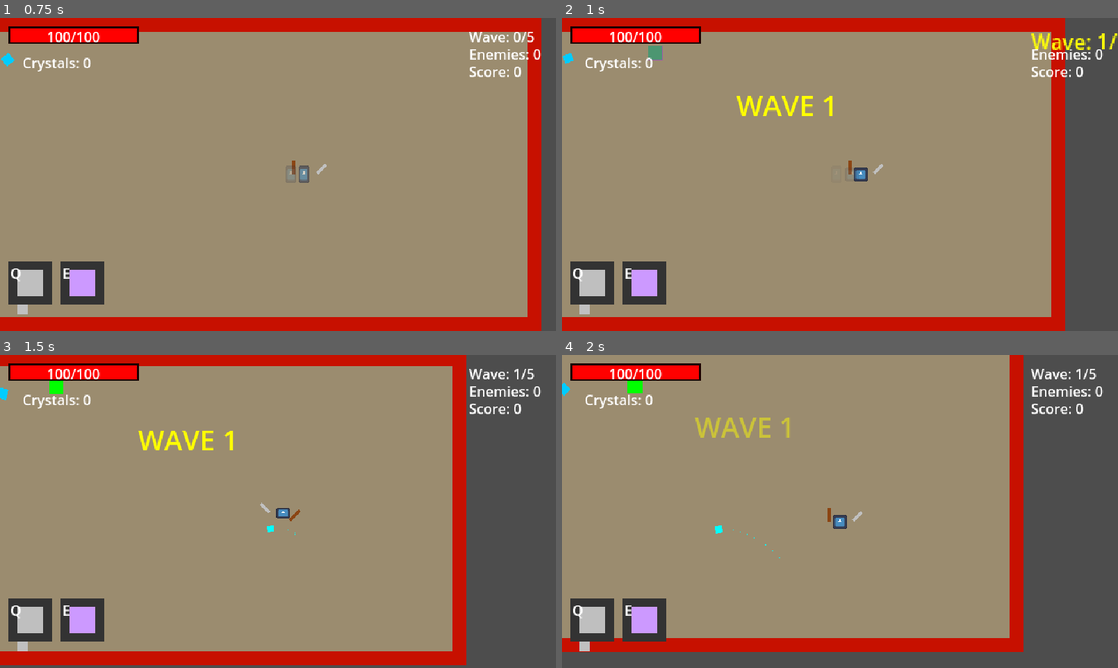
Above: before the commit, frames 1-4 (two rows, left to right).
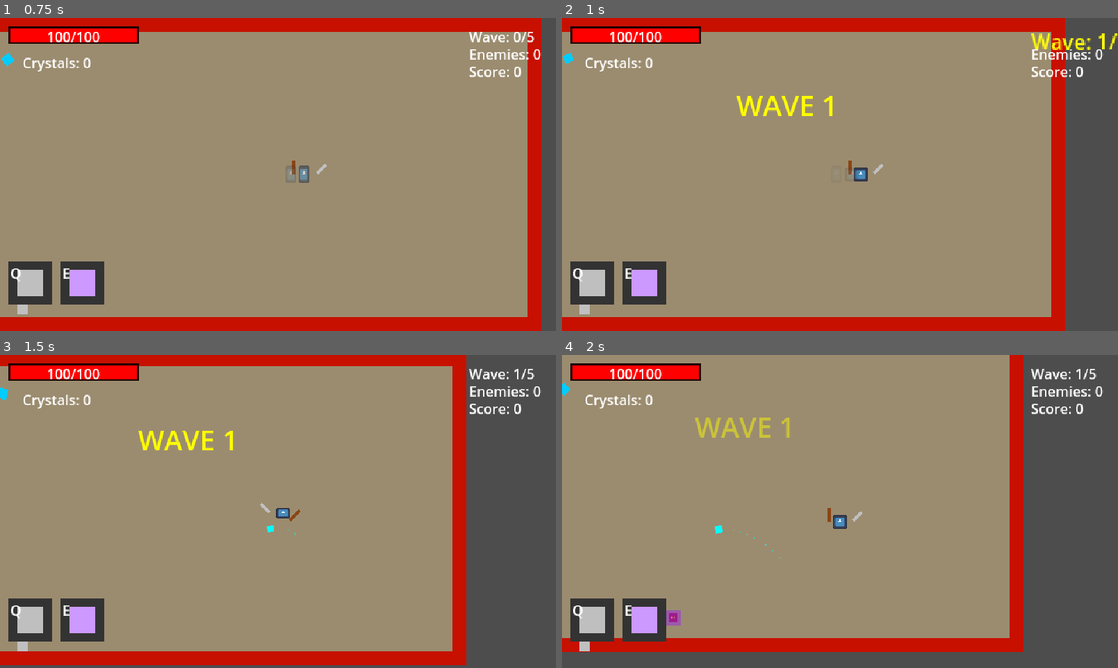
Above: after the commit, the same moments.

Repository: Azgr9/chaos
Game: Godot game, scene res://Scenes/Game/Game.tscn
Same seed, same stepped clock (60 frames per second), same inputs: the game is played once before the commit and once after it. The engine's default icon, where the game draws it, is replaced by a stand-in: a white triangle on a blue panel in a dark square.
Inputs (mouse positions are in pixels of both pictures, inside the frame that each line leads up to):
- Up to frame 1 (0.75 s): move the mouse to (400, 158) at 0.52 s; hold D (move_right) from 0.53 s (still down); tap Space (dash) at 0.6 s
- Up to frame 2 (1 s): keep holding D (move_right)
- Up to frame 3 (1.5 s): move the mouse to (166, 527) at 1.27 s; release D (move_right) at 1.28 s; hold S (move_down) from 1.28 s (still down); right-click (166, 527) at 1.35 s
- Up to frame 4 (2 s): keep holding S (move_down)

Frame 1 is identical in both runs. In frame 2, 0.1% of the frame differs, in the area x 15-19%, y 8-14%; in frame 3, 0.1%; in frame 4, 0.2%, in the area x 11-22%, y 8-87%.

Commit message:
Update WaveManager.gd

Diff:
--- a/Scripts/Game/WaveManager.gd
+++ b/Scripts/Game/WaveManager.gd
@@ -1,5 +1,5 @@
 # SCRIPT: WaveManager.gd
-# ATTACH TO: A new Node in Game.tscn (we'll create it)
+# ATTACH TO: A new Node in Game.tscn
 # LOCATION: res://scripts/game/WaveManager.gd
 
 class_name WaveManager
@@ -8,45 +8,56 @@
 # Spawn configuration
 @export var spawn_radius: float = 250.0
 @export var spawn_distance_from_player: float = 150.0
-@export var enemy_activation_time: float = 0.5  # Visual polish for spawned enemies
-
-# Enemy definitions with unlock requirements
+@export var enemy_activation_time: float = 0.5
+
+# Enemy definitions with unlock requirements and weights
 const ENEMY_TYPES = {
 	"imp": {
 		"scene": preload("res://Scenes/Enemies/Imp.tscn"),
 		"cost": 1,
-		"unlocks_at_wave": 1
+		"unlocks_at_wave": 1,
+		"base_weight": 3.0,
+		"max_alive": 15
 	},
 	"slime": {
 		"scene": preload("res://Scenes/Enemies/Slime.tscn"),
 		"cost": 2,
-		"unlocks_at_wave": 1
+		"unlocks_at_wave": 1,
+		"base_weight": 2.0,
+		"max_alive": 10
 	},
 	"goblin": {
 		"scene": preload("res://Scenes/Enemies/GoblinArcher.tscn"),
 		"cost": 3,
-		"unlocks_at_wave": 2
+		"unlocks_at_wave": 2,
+		"base_weight": 1.0,
+		"max_alive": 6
 	}
 }
 
 # Wave state
 var current_wave: int = 0
-var wave_points_total: int = 0
-var points_remaining_to_spawn: int = 0
+var total_points: int = 0
+var points_spawned: int = 0
+var points_remaining: int = 0
 var enemies_alive: int = 0
+var enemies_alive_by_type: Dictionary = {}
 var wave_active: bool = false
 var player_reference: Node2D = null
-var arena_center: Vector2 = Vector2(320, 180)  # Center of our arena
-
-# Batch spawning state
-var batches_remaining: int = 0
-var current_batch_points: int = 0
-var batch_timer: Timer = null
-var spawn_queue: Array = []  # Enemies queued for current batch
-var spawn_index: int = 0
-var spawn_interval_timer: Timer = null
+var arena_center: Vector2 = Vector2(320, 180)
+
+# Spawn timing
+var spawn_timer: float = 0.0
+
+# Safeguards
+var recent_spawn_angles: Array[float] = []
+const MAX_TRACKED_ANGLES = 5
+const MIN_ANGLE_DIFFERENCE = deg_to_rad(45)  # 45 degrees apart minimum
+var breather_checkpoints = [0.4, 0.75]
+var checkpoints_triggered: Dictionary = {}
 
 # Signals
+signal breather_started(duration: float)
 signal wave_started(wave_number: int)
 signal wave_completed(wave_number: int)
 signal enemy_spawned(enemy: Enemy)
@@ -59,141 +70,190 @@
 	if players.size() > 0:
 		player_reference = players[0]
 
-	# Create batch timer
-	batch_timer = Timer.new()
-	batch_timer.one_shot = true
-	batch_timer.timeout.connect(_on_batch_timer_timeout)
-	add_child(batch_timer)
-
-	# Create spawn interval timer for staggered spawning within a batch
-	spawn_interval_timer = Timer.new()
-	spawn_interval_timer.one_shot = false
-	spawn_interval_timer.timeout.connect(_spawn_next_in_batch)
-	add_child(spawn_interval_timer)
+	# Initialize enemy counters
+	for enemy_type in ENEMY_TYPES.keys():
+		enemies_alive_by_type[enemy_type] = 0
+
+	# Initialize breather checkpoints
+	_reset_checkpoints()
 
 	# Wait a moment before starting
 	await get_tree().create_timer(1.0).timeout
 	start_next_wave()
 
+func _process(delta):
+	if not wave_active or points_remaining <= 0:
+		return
+
+	spawn_timer -= delta
+	if spawn_timer <= 0:
+		# SAFEGUARD 2: Check for breather before spawning
+		var breather = _check_for_breather()
+		if breather > 0:
+			spawn_timer = breather
+			breather_started.emit(breather)
+			return
+
+		_spawn_batch()
+
 func start_next_wave():
 	current_wave += 1
 
-	# Calculate wave point pool: wave^2 * 2 + 2
-	wave_points_total = current_wave * current_wave * 2 + 2
-	points_remaining_to_spawn = wave_points_total
+	# Calculate wave point pool: (wave² × 2) + (wave × 2) + 2
+	total_points = (current_wave * current_wave * 2) + (current_wave * 2) + 2
+	points_remaining = total_points
+	points_spawned = 0
 	enemies_alive = 0
 	wave_active = true
 
-	# Determine number of batches based on wave number
-	if current_wave <= 3:
-		batches_remaining = 2  # Early waves: 2 batches
-	elif current_wave <= 6:
-		batches_remaining = 3  # Mid waves: 3 batches
-	else:
-		batches_remaining = randi_range(4, 5)  # Late waves: 4-5 batches
+	# Reset enemy type counters
+	for enemy_type in ENEMY_TYPES.keys():
+		enemies_alive_by_type[enemy_type] = 0
+
+	# Reset safeguards
+	_reset_checkpoints()
+	recent_spawn_angles.clear()
+
+	# Set initial spawn timer
+	spawn_timer = 1.0
 
 	wave_started.emit(current_wave)
-
-	# Show wave notification
 	_show_wave_notification()
 
-	# Start first batch immediately
-	_spawn_batch()
-
 func _spawn_batch():
-	if batches_remaining <= 0 or points_remaining_to_spawn <= 0:
+	if points_remaining <= 0:
 		return
 
-	batches_remaining -= 1
-
-	# Divide remaining points among remaining batches (including this one)
-	var total_batches = batches_remaining + 1  # +1 for current batch
-	current_batch_points = int(float(points_remaining_to_spawn) / float(total_batches))
-
-	# Ensure at least 1 point for the batch
-	if current_batch_points <= 0 and points_remaining_to_spawn > 0:
-		current_batch_points = points_remaining_to_spawn
-
-	# Generate enemy spawn queue for this batch
-	spawn_queue = _generate_batch_enemies(current_batch_points)
-	spawn_index = 0
-
-	# Start spawning enemies with 0.5 second intervals
-	if spawn_queue.size() > 0:
-		spawn_interval_timer.start(enemy_activation_time)
-		_spawn_next_in_batch()  # Spawn first one immediately
-
-func _generate_batch_enemies(batch_points: int) -> Array:
-	var enemies = []
-	var points_left = batch_points
-
-	# Build list of unlocked enemy types for current wave
-	while points_left > 0:
-		var available_types = []
-
-		# Check each enemy type for unlock status and affordability
-		for enemy_type in ENEMY_TYPES.keys():
-			var enemy_data = ENEMY_TYPES[enemy_type]
-			# Check if unlocked for current wave AND affordable
-			if current_wave >= enemy_data["unlocks_at_wave"] and points_left >= enemy_data["cost"]:
-				available_types.append(enemy_type)
-
-		if available_types.size() == 0:
-			break  # No affordable unlocked enemies
-
-		# Randomly choose from available types (truly random)
-		var chosen_type = available_types[randi() % available_types.size()]
-
-		enemies.append(chosen_type)
-		points_left -= ENEMY_TYPES[chosen_type]["cost"]
-
-	# Deduct used points from wave total
-	points_remaining_to_spawn -= (batch_points - points_left)
-
-	return enemies
-
-func _spawn_next_in_batch():
-	if spawn_index >= spawn_queue.size():
-		# Batch complete - stop interval timer
-		spawn_interval_timer.stop()
-
-		# Schedule next batch
-		_schedule_next_batch()
-		return
-
-	var enemy_type = spawn_queue[spawn_index]
-	spawn_index += 1
-
-	# Spawn the enemy
-	_spawn_enemy_of_type(enemy_type)
-
-func _schedule_next_batch():
-	if batches_remaining <= 0:
-		# No more batches - wave will complete when all enemies die
-		return
-
-	# Determine interval until next batch
-	var batch_interval: float
-
-	if current_wave <= 3:
-		batch_interval = randf_range(8.0, 10.0)  # Early waves: 8-10 seconds
-	elif current_wave <= 6:
-		batch_interval = randf_range(6.0, 8.0)   # Mid waves: 6-8 seconds
-	else:
-		batch_interval = randf_range(4.0, 6.0)   # Late waves: 4-6 seconds
-
-	batch_timer.start(batch_interval)
-
-func _on_batch_timer_timeout():
-	# Check for early acceleration: if all spawned enemies are dead
-	if enemies_alive <= 0 and points_remaining_to_spawn > 0:
-		# Spawn next batch after short delay (1-2 seconds)
-		await get_tree().create_timer(randf_range(1.0, 2.0)).timeout
-
-	_spawn_batch()
+	# Calculate batch size (15-35% of remaining points)
+	var batch_points = _calculate_batch_points(points_remaining, current_wave)
+
+	# Generate enemies for this batch
+	var enemies_to_spawn = _select_enemies_for_batch(batch_points)
+
+	# Spawn them with slight delays
+	_spawn_enemies_staggered(enemies_to_spawn)
+
+	# Calculate next spawn interval with pressure acceleration
+	var progress = float(points_spawned) / float(total_points)
+	spawn_timer = _get_spawn_interval(current_wave, progress)
+
+func _calculate_batch_points(remaining_points: int, wave: int) -> int:
+	var min_percent = 0.15 + (wave * 0.02)
+	var max_percent = 0.35 + (wave * 0.03)
+	var percent = randf_range(min_percent, max_percent)
+	var batch = int(remaining_points * percent)
+
+	# Minimum batch size
+	var min_batch = 2 if wave <= 2 else 3
+	return max(batch, min(remaining_points, min_batch))
+
+func _get_spawn_interval(wave: int, progress: float) -> float:
+	# Accelerating pressure - intervals get shorter as wave progresses
+	var base_interval = max(1.5, 4.0 - (wave * 0.3))
+	var pressure_multiplier = 1.0 - (sin(progress * PI * 0.5) * 0.6)
+	var randomness = randf_range(0.8, 1.2)
+
+	var interval = base_interval * pressure_multiplier * randomness
+
+	# SAFEGUARD 1: Adaptive spawning - slow down if player is overwhelmed
+	var max_comfortable = _get_max_comfortable_enemies(wave)
+	var enemy_pressure = float(enemies_alive) / float(max_comfortable)
+
+	if enemy_pressure > 1.5:
+		# Severely overwhelmed - spawn 100% slower
+		interval *= 2.0
+	elif enemy_pressure > 1.0:
+		# Player overwhelmed - spawn 50% slower
+		interval *= 1.5
+
+	return interval
+
+func _get_max_comfortable_enemies(wave: int) -> int:
+	return 8 + (wave * 2)  # Wave 1: 10, Wave 3: 14, Wave 5: 18
+
+func _select_enemies_for_batch(points_budget: int) -> Array:
+	var enemies_to_spawn = []
+	var remaining_points = points_budget
+
+	while remaining_points > 0:
+		# Get available enemies (unlocked, affordable, under max_alive cap)
+		var available = _get_available_enemies(remaining_points)
+
+		if available.is_empty():
+			break
+
+		# Weighted random selection
+		var chosen = _pick_weighted_random(available)
+		enemies_to_spawn.append(chosen)
+		remaining_points -= ENEMY_TYPES[chosen]["cost"]
+
+	return enemies_to_spawn
+
+func _get_available_enemies(max_cost: int) -> Array:
+	var available = []
+
+	for enemy_type in ENEMY_TYPES.keys():
+		var enemy_data = ENEMY_TYPES[enemy_type]
+
+		# Check unlock requirement
+		if current_wave < enemy_data["unlocks_at_wave"]:
+			continue
+
+		# Check affordability
+		if enemy_data["cost"] > max_cost:
+			continue
+
+		# Check max_alive cap
+		if enemies_alive_by_type[enemy_type] >= enemy_data["max_alive"]:
+			continue
+
+		available.append(enemy_type)
+
+	return available
+
+func _pick_weighted_random(enemies: Array) -> String:
+	# Calculate total weight with wave-based scaling
+	var total_weight = 0.0
+	for enemy_type in enemies:
+		total_weight += _get_scaled_weight(enemy_type)
+
+	# Weighted random selection
+	var roll = randf() * total_weight
+	var cumulative = 0.0
+
+	for enemy_type in enemies:
+		cumulative += _get_scaled_weight(enemy_type)
+		if roll <= cumulative:
+			return enemy_type
+
+	return enemies[-1] if enemies.size() > 0 else "imp"
+
+func _get_scaled_weight(enemy_type: String) -> float:
+	var enemy_data = ENEMY_TYPES[enemy_type]
+	var base = enemy_data["base_weight"]
+	var cost = enemy_data["cost"]
+
+	# Weight scaling by wave - cheap enemies become rarer, expensive become common
+	match cost:
+		1:  # Cheap (imp) - becomes rarer
+			return max(0.5, base - (current_wave * 0.3))
+		2:  # Medium (slime) - stays stable
+			return base
+		3:  # Expensive (goblin) - becomes more common
+			return base + (current_wave * 0.4)
+
+	return base
+
+func _spawn_enemies_staggered(enemies: Array):
+	var delay = 0.0
+
+	for enemy_type in enemies:
+		# Spawn with staggered delay
+		await get_tree().create_timer(delay).timeout
+		_spawn_enemy_of_type(enemy_type)
+		delay += 0.3  # 0.3 second stagger between spawns in batch
 
 func _spawn_enemy_of_type(enemy_type: String):
-	# Get enemy data from ENEMY_TYPES dictionary
 	if not enemy_type in ENEMY_TYPES:
 		return
 
@@ -224,25 +284,36 @@
 
 	# Connect enemy signals
 	if enemy.has_signal("enemy_died"):
-		enemy.enemy_died.connect(_on_enemy_died)
-
-	# Set player reference if enemy has the method
+		enemy.enemy_died.connect(_on_enemy_died.bind(enemy_type))
+
+	# Set player reference
 	if enemy.has_method("set_player_reference") and player_reference:
 		enemy.set_player_reference(player_reference)
 
+	# Update counters
 	enemies_alive += 1
+	enemies_alive_by_type[enemy_type] += 1
+	points_spawned += enemy_data["cost"]
+	points_remaining -= enemy_data["cost"]
+
 	enemy_spawned.emit(enemy)
 
 func _get_spawn_position() -> Vector2:
-	# Spawn in a circle around the arena, but not too close to player
-	var angle = randf() * TAU  # Random angle in radians
+	# SAFEGUARD 3: Spatial distribution - get well-distributed angle
+	var angle = _get_distributed_angle()
+
+	# Track this angle
+	recent_spawn_angles.append(angle)
+	if recent_spawn_angles.size() > MAX_TRACKED_ANGLES:
+		recent_spawn_angles.pop_front()
+
+	# Calculate position from angle
 	var spawn_pos = arena_center + Vector2.from_angle(angle) * spawn_radius
 
 	# Make sure not too close to player
 	if player_reference:
 		var distance_to_player = spawn_pos.distance_to(player_reference.global_position)
 		if distance_to_player < spawn_distance_from_player:
-			# Push spawn position away from player
 			var dir_from_player = (spawn_pos - player_reference.global_position).normalized()
 			spawn_pos = player_reference.global_position + dir_from_player * spawn_distance_from_player
 
@@ -252,19 +323,82 @@
 
 	return spawn_pos
 
-func _on_enemy_died(_enemy: Enemy):
+func _get_distributed_angle() -> float:
+	# Try up to 10 times to find a good angle
+	for attempt in range(10):
+		var test_angle = randf() * TAU
+
+		if _is_angle_valid(test_angle):
+			return test_angle
+
+	# Fallback: return angle furthest from recent spawns
+	return _get_furthest_angle()
+
+func _is_angle_valid(test_angle: float) -> bool:
+	for recent_angle in recent_spawn_angles:
+		var diff = abs(_angle_difference(test_angle, recent_angle))
+		if diff < MIN_ANGLE_DIFFERENCE:
+			return false
+	return true
+
+func _angle_difference(a: float, b: float) -> float:
+	var diff = fmod(b - a + PI, TAU) - PI
+	return diff
+
+func _get_furthest_angle() -> float:
+	if recent_spawn_angles.is_empty():
+		return randf() * TAU
+
+	# Find angle with maximum distance from all recent angles
+	var best_angle = 0.0
+	var best_min_distance = 0.0
+
+	# Test 8 angles around the circle
+	for i in range(8):
+		var test_angle = (float(i) / 8.0) * TAU
+		var min_distance = TAU
+
+		for recent in recent_spawn_angles:
+			var dist = abs(_angle_difference(test_angle, recent))
+			min_distance = min(min_distance, dist)
+
+		if min_distance > best_min_distance:
+			best_min_distance = min_distance
+			best_angle = test_angle
+
+	return best_angle
+
+func _reset_checkpoints():
+	checkpoints_triggered = {0.4: false, 0.75: false}
+
+func _check_for_breather() -> float:
+	var progress = _get_progress()
+
+	for checkpoint in breather_checkpoints:
+		if progress >= checkpoint and not checkpoints_triggered[checkpoint]:
+			checkpoints_triggered[checkpoint] = true
+			return _get_breather_duration(current_wave)
+
+	return 0.0
+
+func _get_breather_duration(wave: int) -> float:
+	# Shorter breathers in later waves (still chaotic!)
+	return max(1.5, 3.0 - (wave * 0.2))
+	# Wave 1: 2.8s, Wave 3: 2.4s, Wave 5: 2.0s, Wave 10: 1.5s
+
+func _get_progress() -> float:
+	if total_points == 0:
+		return 0.0
+	return float(points_spawned) / float(total_points)
+
+func _on_enemy_died(_enemy: Enemy, enemy_type: String):
 	enemies_alive -= 1
+	enemies_alive_by_type[enemy_type] = max(0, enemies_alive_by_type[enemy_type] - 1)
 	enemy_killed.emit(enemies_alive)
 
 	# Check if wave is complete: all points spawned AND all enemies dead
-	if points_remaining_to_spawn <= 0 and enemies_alive <= 0 and batches_remaining <= 0:
+	if points_remaining <= 0 and enemies_alive <= 0:
 		_complete_wave()
-	# Early acceleration: if all spawned enemies dead and more batches to come
-	elif enemies_alive <= 0 and batches_remaining > 0 and not batch_timer.is_stopped():
-		# Cancel current timer and spawn next batch sooner
-		batch_timer.stop()
-		await get_tree().create_timer(randf_range(1.0, 2.0)).timeout
-		_spawn_batch()
 
 func _complete_wave():
 	wave_active = false
@@ -315,17 +449,17 @@
 
 func reset_waves():
 	current_wave = 0
-	points_remaining_to_spawn = 0
+	points_remaining = 0
 	enemies_alive = 0
 	wave_active = false
-	batches_remaining = 0
-	spawn_queue.clear()
-
-	# Stop timers
-	if batch_timer:
-		batch_timer.stop()
-	if spawn_interval_timer:
-		spawn_interval_timer.stop()
+
+	# Reset enemy type counters
+	for enemy_type in ENEMY_TYPES.keys():
+		enemies_alive_by_type[enemy_type] = 0
+
+	# Reset safeguards
+	_reset_checkpoints()
+	recent_spawn_angles.clear()
 
 	# Clean up any remaining enemies
 	get_tree().call_group("enemies", "queue_free")
